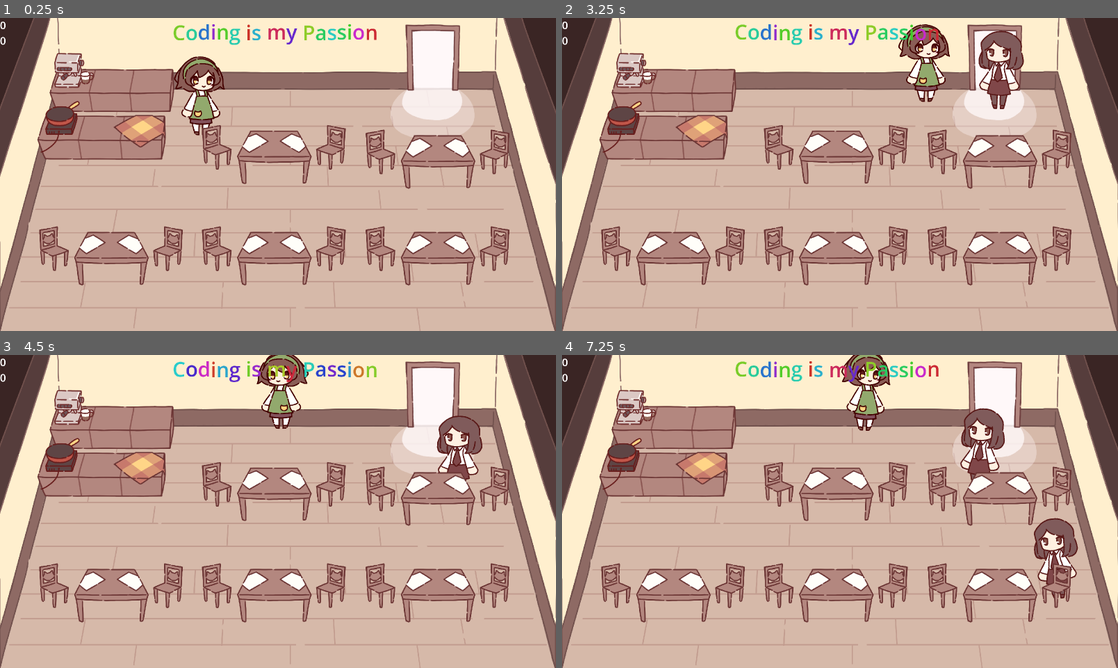
Above: before the commit, frames 1-4 (two rows, left to right).
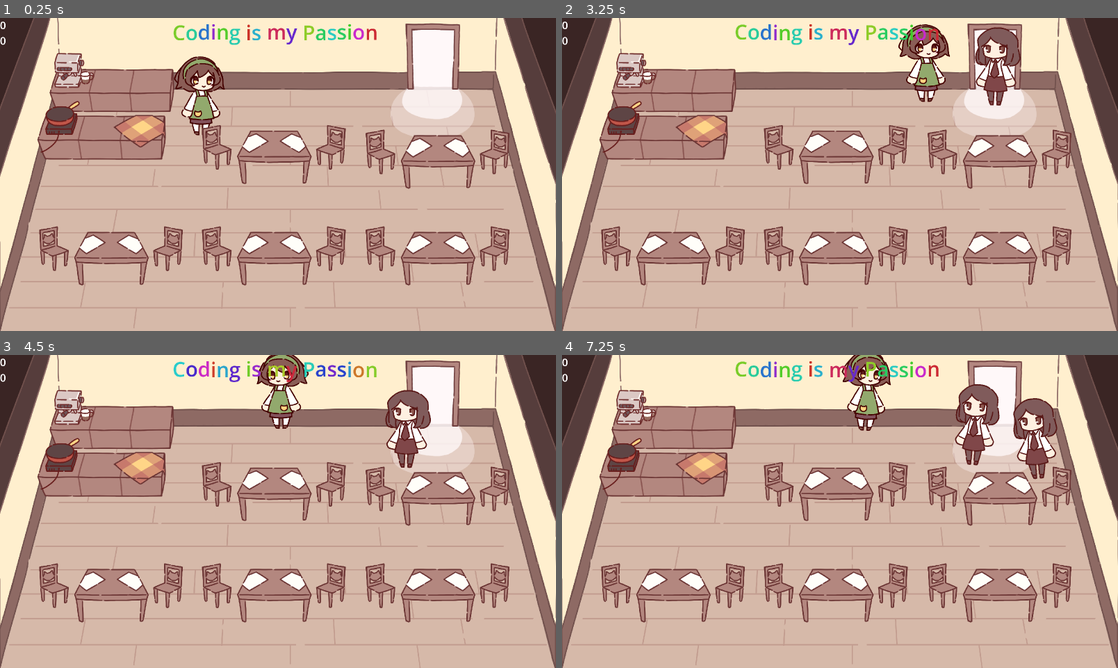
Above: after the commit, the same moments.

Repository: NuTrynity/Little-Cat-Cafe
Game: Godot game, scene res://scene_0.tscn
Two runs of this game, one before a commit and one after it. Both use one fixed random seed, a clock stepped at 60 frames per second and the inputs below.
Inputs:
- Up to frame 1 (0.25 s): no input
- Up to frame 2 (3.25 s): tap Enter (ui_accept) at 0.5, 0.77, 1.52, 3.02 s; hold Right (move_right) 0.53-1.28 s; hold E (interact) 0.53-1.28 s; hold S (move_down) 1.28-2.03 s; tap E (interact) at 1.35, 2.85 s; hold Right (move_right) 2.03-2.78 s; hold E (interact) 2.03-2.78 s; hold W (move_up) from 2.78 s (still down)
- Up to frame 3 (4.5 s): release W (move_up) at 3.53 s; hold E (interact) 3.53-4.28 s; hold A (move_left) from 3.53 s (still down); tap Enter (ui_accept) at 3.77 s; tap E (interact) at 4.35 s
- Up to frame 4 (7.25 s): tap Enter (ui_accept) at 4.52, 6.02, 6.77 s; release A (move_left) at 5.03 s; hold S (move_down) 5.03-5.78 s; hold E (interact) 5.03-5.78 s; hold Right (move_right) 5.78-6.53 s; tap E (interact) at 5.85 s; hold W (move_up) from 6.53 s (still down); hold E (interact) from 6.53 s (still down)

The runs differ from the first frame. In frame 1, 0.2% of the frame differs, in the area x 70-85%, y 1-38%; in frame 2, 1.2%; in frame 3, 2.5%; in frame 4, 4.7%, in the area x 50-93%, y 0-78%.

Commit message:
completed ai pathfinding

Diff:
--- a/Nodes/CharacterNodes/npc.tscn
+++ b/Nodes/CharacterNodes/npc.tscn
@@ -12,6 +12,9 @@
 
 [sub_resource type="RectangleShape2D" id="RectangleShape2D_4kyqk"]
 size = Vector2(38, 25)
+
+[sub_resource type="RectangleShape2D" id="RectangleShape2D_1y8so"]
+size = Vector2(66, 48)
 
 [sub_resource type="StyleBoxFlat" id="StyleBoxFlat_xlboi"]
 bg_color = Color(0, 1, 0, 0.588235)
@@ -190,7 +193,14 @@
 [node name="SitArea" type="CollisionShape2D" parent="ChairDetector"]
 position = Vector2(-1, 9)
 shape = SubResource("RectangleShape2D_4kyqk")
-debug_color = Color(1, 1, 1, 0.419608)
+debug_color = Color(0.71501, 0.443516, 7.70092e-07, 0.509804)
+
+[node name="LeaveDetector" type="Area2D" parent="."]
+
+[node name="CollisionShape2D" type="CollisionShape2D" parent="LeaveDetector"]
+position = Vector2(0, -123)
+shape = SubResource("RectangleShape2D_1y8so")
+debug_color = Color(0.937255, 0.219608, 0.317647, 0.419608)
 
 [node name="Patience" type="ProgressBar" parent="."]
 offset_left = -94.0
@@ -205,6 +215,7 @@
 shape = SubResource("RectangleShape2D_00j47")
 
 [node name="AiMovement" parent="." instance=ExtResource("4_d7kkh")]
+position = Vector2(0, -123)
 
 [node name="NPCAnimations" type="AnimationPlayer" parent="."]
 libraries = {
@@ -213,3 +224,4 @@
 
 [connection signal="area_entered" from="ChairDetector" to="." method="_on_chair_detector_area_entered"]
 [connection signal="area_exited" from="ChairDetector" to="." method="_on_chair_detector_area_exited"]
+[connection signal="area_entered" from="LeaveDetector" to="." method="_on_leave_detector_area_entered"]
--- a/Nodes/Components/ai_movement.tscn
+++ b/Nodes/Components/ai_movement.tscn
@@ -8,7 +8,9 @@
 table_manager = ExtResource("2_wxwdy")
 
 [node name="NavigationAgent2D" type="NavigationAgent2D" parent="."]
+path_postprocessing = 1
 avoidance_enabled = true
+radius = 100.0
 avoidance_mask = 4
 debug_enabled = true
 
--- a/Nodes/ObjectNodes/coffee_machine.tscn
+++ b/Nodes/ObjectNodes/coffee_machine.tscn
@@ -4,8 +4,9 @@
 [ext_resource type="Texture2D" uid="uid://bnnb00ku0tov" path="res://Sprites/coffee_machine.png" id="1_kbj0r"]
 [ext_resource type="PackedScene" uid="uid://838dejx73cqo" path="res://Nodes/Components/interation_area.tscn" id="2_c51e1"]
 
-[sub_resource type="CircleShape2D" id="CircleShape2D_dc7v5"]
-radius = 111.162
+[sub_resource type="CapsuleShape2D" id="CapsuleShape2D_s075q"]
+radius = 83.0
+height = 360.0
 
 [node name="CoffeeMachine" type="Node2D"]
 script = ExtResource("1_gqmvo")
@@ -15,8 +16,8 @@
 texture = ExtResource("1_kbj0r")
 
 [node name="InteractionArea" parent="." instance=ExtResource("2_c51e1")]
-action_name = "cook"
+action_name = "make coffee"
 
 [node name="CollisionShape2D" type="CollisionShape2D" parent="InteractionArea"]
-position = Vector2(0, -1)
-shape = SubResource("CircleShape2D_dc7v5")
+position = Vector2(0, 41)
+shape = SubResource("CapsuleShape2D_s075q")
--- a/Nodes/ObjectNodes/door.tscn
+++ b/Nodes/ObjectNodes/door.tscn
@@ -5,7 +5,7 @@
 [ext_resource type="Resource" uid="uid://dmv8t52t4ridt" path="res://CustomResources/TableManager.tres" id="2_tesch"]
 
 [sub_resource type="RectangleShape2D" id="RectangleShape2D_85k4p"]
-size = Vector2(256, 225)
+size = Vector2(230, 144)
 
 [node name="Door" type="Node2D"]
 script = ExtResource("1_2vq63")
@@ -17,5 +17,5 @@
 [node name="LeaveArea" type="Area2D" parent="." groups=["LeaveArea"]]
 
 [node name="CollisionShape2D" type="CollisionShape2D" parent="LeaveArea"]
-position = Vector2(-10, 102.5)
+position = Vector2(-8, -7)
 shape = SubResource("RectangleShape2D_85k4p")
--- a/Nodes/ObjectNodes/fryPan.tscn
+++ b/Nodes/ObjectNodes/fryPan.tscn
@@ -19,5 +19,5 @@
 action_name = "cook"
 
 [node name="CollisionShape2D" type="CollisionShape2D" parent="InteractionArea"]
-position = Vector2(-14, 23)
+position = Vector2(-14, 71)
 shape = SubResource("CircleShape2D_h61jx")
--- a/Nodes/ObjectNodes/pickup_tablecloth.tscn
+++ b/Nodes/ObjectNodes/pickup_tablecloth.tscn
@@ -16,5 +16,7 @@
 script = ExtResource("2_sabk7")
 
 [node name="PlacementPoint2" type="Node2D" parent="PlacementPoints"]
-position = Vector2(-31, 9)
 script = ExtResource("2_sabk7")
+
+[node name="PlacementPoint3" type="Node2D" parent="PlacementPoints"]
+script = ExtResource("2_sabk7")
--- a/Nodes/ObjectNodes/table.tscn
+++ b/Nodes/ObjectNodes/table.tscn
@@ -16,7 +16,7 @@
 
 [node name="CollisionPolygon2D" type="CollisionPolygon2D" parent="Table/StaticBody2D"]
 position = Vector2(0, 14)
-polygon = PackedVector2Array(147, 64, 107, -68, -109, -68, -149, 64)
+polygon = PackedVector2Array(141, 50, 107, -68, -109, -68, -148, 50, 0, 72)
 
 [node name="chair2" parent="." instance=ExtResource("3_c5wbs")]
 position = Vector2(-277, 1)
--- a/Nodes/Templates/meal_template.tscn
+++ b/Nodes/Templates/meal_template.tscn
@@ -6,7 +6,7 @@
 [ext_resource type="Texture2D" uid="uid://xw1okqjuevvc" path="res://Sprites/omurice.png" id="3_pw73k"]
 
 [sub_resource type="CircleShape2D" id="CircleShape2D_k6yk0"]
-radius = 134.093
+radius = 165.012
 
 [node name="MealTemplate" type="Node2D"]
 z_index = 10
@@ -21,5 +21,4 @@
 action_name = "pick up"
 
 [node name="CollisionShape2D" type="CollisionShape2D" parent="InteractionArea"]
-visible = false
 shape = SubResource("CircleShape2D_k6yk0")
--- a/Scripts/CharacterScripts/NPC.gd
+++ b/Scripts/CharacterScripts/NPC.gd
@@ -14,7 +14,7 @@
 @onready var eat_timer = Timer.new()
 
 var patience : float
-var already_interacted : bool = false
+var can_be_interacted : bool = false
 var is_leaving : bool = false
 var is_sitting : bool = false
 
@@ -29,7 +29,7 @@
 	patience_bar.value = patience
 
 	#NPC State Block
-	if is_sitting == true:
+	if is_sitting == true && not is_leaving:
 		animations.play("sitting")
 		meal_want.show()
 		patience_bar.show()
@@ -57,31 +57,35 @@
 	if patience_bar.value <= 0:
 		patience_timer.stop()
 		leaving.emit()
+		is_leaving = true
 
 func _on_player_give_meal():
-	if player_resources.carry_amt > 0 && already_interacted == false:
+	if player_resources.carry_amt > 0 && can_be_interacted == true:
 		player_resources.give_meal()
 		patience_timer.stop()
 		patience_bar.hide()
-		leaving.emit()
+		eat_timer.start()
 		is_leaving = true
-		already_interacted = true
+		can_be_interacted = false
 		print("Thank you for the food sister, I'm going now")
 
-	print(player_resources.carry_amt)
-
 func on_meal_finished():
-	pass
+	leaving.emit()
 
 func _on_chair_detector_area_entered(area):
-	if area.is_in_group("LeaveArea") and is_leaving == true:
-		queue_free()
-
 	if area.is_in_group("chair"):
 		is_sitting = true
+		can_be_interacted = true
 		patience_timer.start()
 
 func _on_chair_detector_area_exited(area):
 	if area.is_in_group("chair"):
 		is_sitting = false
+		can_be_interacted = false
 		patience_timer.stop()
+
+func _on_leave_detector_area_entered(area):
+	if area.is_in_group("LeaveArea"):
+		if is_leaving:
+			queue_free()
+			print("customer has left")
--- a/Scripts/CharacterScripts/ai_movement.gd
+++ b/Scripts/CharacterScripts/ai_movement.gd
@@ -1,7 +1,7 @@
 extends Node2D
 
 @export var table_manager : TableManager
-@export var speed : int = 200
+@export var speed : int = 150
 
 # TODO: replace this line later
 @onready var target = get_tree().get_root().get_node("scene_0/Table" + str(table_manager.table_num) +  "/chair" + str(table_manager.chair_num) + "/SitArea") as Node2D
@@ -12,28 +12,23 @@
 
 func _ready():
 	npc.leaving.connect(goto_exit)
+
+func _physics_process(_delta: float) -> void:
+	var dir = to_local(nav_agent.get_next_path_position()).normalized()
+	npc.velocity = dir * speed
+	npc.move_and_slide()
+
 	makepath()
 
-func _physics_process(_delta: float) -> void:
-	'''
-	print(nav_agent.get_next_path_position())
-	var dir = to_local(nav_agent.get_next_path_position()).normalized()
-	print(dir)
-	npc.velocity = dir * speed
-	npc.move_and_slide()
-	'''
-	var target_position = Vector2(target.global_position.x, target.global_position.y+100)
-	var distance = npc.global_position.distance_to(target_position)
-	if distance > 5:
-		var dir = ( target_position - npc.global_position ).normalized()
-		npc.velocity = dir * speed
-		npc.move_and_slide()
+#	var target_position = Vector2(target.global_position.x, target.global_position.y+100)
+#	var distance = npc.global_position.distance_to(target_position)
+#	if distance > 5:
+#		var dir = ( target_position - npc.global_position ).normalized()
+#		npc.velocity = dir * speed
+#		npc.move_and_slide()
 
 func makepath() -> void:
-	'''
-	nav_agent.target_position = target.position
-	print(target.position)
-	'''
+	nav_agent.target_position = target.global_position
 
 func goto_exit():
 	target = door
--- a/Scripts/ObjectScripts/coffee_machine.gd
+++ b/Scripts/ObjectScripts/coffee_machine.gd
@@ -1,11 +1,10 @@
 extends Node2D
 
+@onready var interact_area =  $InteractionArea
 
 # Called when the node enters the scene tree for the first time.
 func _ready():
-	pass # Replace with function body.
+	interact_area.interact = Callable(self, "_on_interact")
 
-
-# Called every frame. 'delta' is the elapsed time since the previous frame.
-func _process(delta):
-	pass
+func _on_interact():
+	print("made some coffee")
--- a/project.godot
+++ b/project.godot
@@ -27,7 +27,6 @@
 window/size/window_width_override=960
 window/size/window_height_override=540
 window/stretch/mode="viewport"
-window/stretch/aspect="keep_height"
 
 [dotnet]
 
--- a/scene_0.tscn
+++ b/scene_0.tscn
@@ -45,17 +45,17 @@
 [sub_resource type="RectangleShape2D" id="RectangleShape2D_f7fjw"]
 size = Vector2(2628, 20)
 
-[sub_resource type="NavigationPolygon" id="NavigationPolygon_au40o"]
-vertices = PackedVector2Array(2238, 357, 2528, 1403, 52, 1403, 826, 678, 848, 368, 225, 686)
-polygons = Array[PackedInt32Array]([PackedInt32Array(0, 1, 2, 3), PackedInt32Array(3, 4, 0), PackedInt32Array(3, 2, 5)])
-outlines = Array[PackedVector2Array]([PackedVector2Array(848, 368, 2238, 357, 2528, 1403, 52, 1403, 225, 686, 826, 678)])
+[sub_resource type="NavigationPolygon" id="NavigationPolygon_fbxh0"]
+vertices = PackedVector2Array(1047, 844, 739, 851, 834, 329, 1152, 522, 2266, 328, 1375, 518, 2317, 554, 2493, 1213, 2216, 1231, 2196, 958, 2177, 805, 2131, 542, 1904, 540, 1502, 792, 1826, 805, 326, 1318, 94, 1304, 245, 803, 380, 1066, 751, 823, 666, 1049, 1160, 1037, 1066, 1251, 713, 1241, 1059, 826, 1503, 794, 1368, 1035, 1816, 1244, 1456, 1250, 1819, 794, 1920, 1014)
+polygons = Array[PackedInt32Array]([PackedInt32Array(0, 1, 2, 3), PackedInt32Array(3, 2, 4, 5), PackedInt32Array(6, 7, 8, 9), PackedInt32Array(6, 9, 10), PackedInt32Array(6, 10, 11, 4), PackedInt32Array(5, 4, 11, 12), PackedInt32Array(13, 5, 12, 14), PackedInt32Array(15, 16, 17, 18), PackedInt32Array(18, 17, 19, 20), PackedInt32Array(21, 22, 23, 20, 19, 24), PackedInt32Array(21, 24, 25, 26), PackedInt32Array(27, 28, 26, 25, 29, 30)])
+outlines = Array[PackedVector2Array]([PackedVector2Array(2266, 328, 2317, 554, 2493, 1213, 2216, 1231, 2196, 958, 2177, 805, 2131, 542, 1904, 540, 1826, 805, 1502, 792, 1375, 518, 1152, 522, 1047, 844, 739, 851, 834, 329), PackedVector2Array(94, 1304, 245, 803, 751, 823, 1059, 826, 1503, 794, 1819, 794, 1920, 1014, 1816, 1244, 1456, 1250, 1368, 1035, 1160, 1037, 1066, 1251, 713, 1241, 666, 1049, 380, 1066, 326, 1318)])
 
 [node name="scene_0" type="Node2D"]
 z_as_relative = false
 y_sort_enabled = true
 
 [node name="Door" parent="." instance=ExtResource("14_1augc")]
-position = Vector2(2000, 268)
+position = Vector2(2000, 263)
 
 [node name="KitchenCounter" parent="." instance=ExtResource("3_4pwpb")]
 position = Vector2(514, 409)
@@ -73,6 +73,15 @@
 
 [node name="PickupTablecloth" parent="KitchenCounter2" instance=ExtResource("5_mbm84")]
 position = Vector2(178, -113)
+
+[node name="PlacementPoint1" parent="KitchenCounter2/PickupTablecloth/PlacementPoints" index="0"]
+position = Vector2(7, -14)
+
+[node name="PlacementPoint2" parent="KitchenCounter2/PickupTablecloth/PlacementPoints" index="1"]
+position = Vector2(-80, -13)
+
+[node name="PlacementPoint3" parent="KitchenCounter2/PickupTablecloth/PlacementPoints" index="2"]
+position = Vector2(-184, -14)
 
 [node name="Player" parent="." instance=ExtResource("1_5ew65")]
 position = Vector2(921, 531)
@@ -134,7 +143,7 @@
 position = Vector2(514, 1160)
 
 [node name="NavigationRegion2D" type="NavigationRegion2D" parent="."]
-navigation_polygon = SubResource("NavigationPolygon_au40o")
+navigation_polygon = SubResource("NavigationPolygon_fbxh0")
 
 [node name="Node2D" type="Node2D" parent="."]
 position = Vector2(690, 481)
Not shown: 1 places in Nodes/CharacterNodes/npc.tscn that only renumber resources
